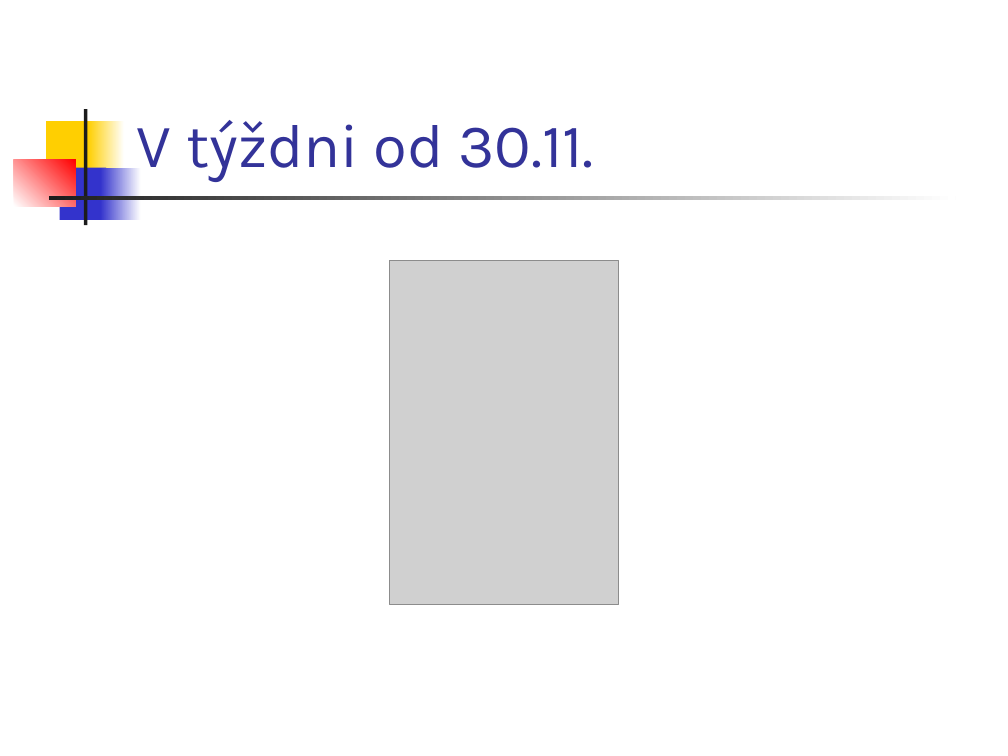
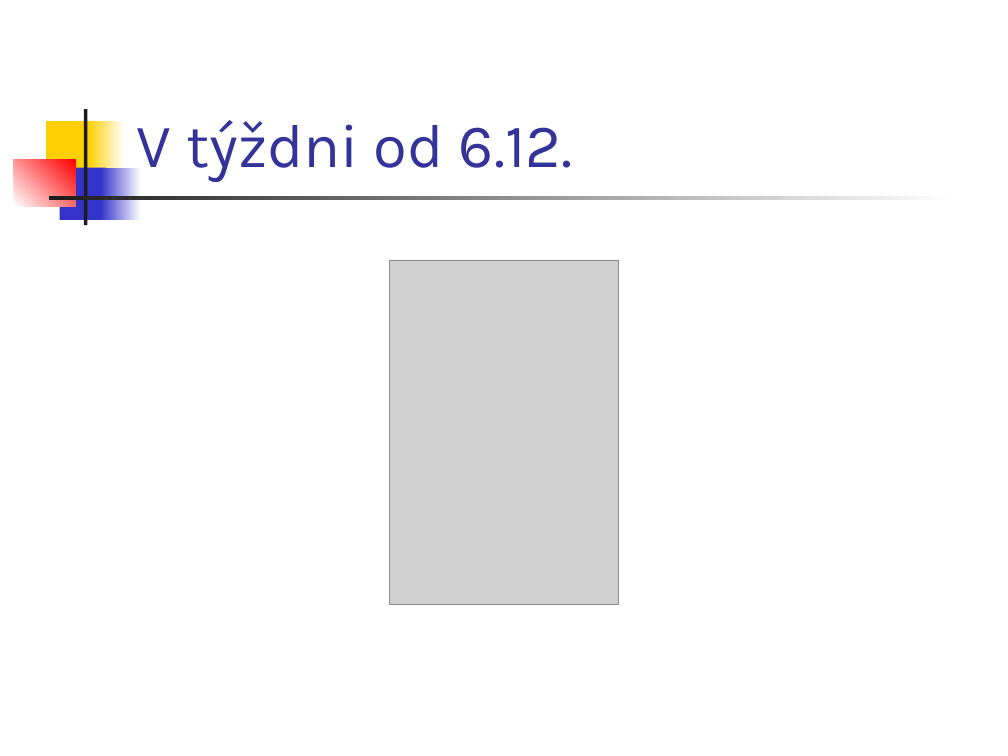
Before and after one commit to paradigmy/Prednasky, a slide deck: slide 2 of 08/funkcionalne3.ppt. Drawn at 1008x756 pixels with LibreOffice and Linux fonts; fonts in the diff are those of the drawing; grey boxes stand for pictures. Boxes give left, top, right and bottom in pixels: in the first picture for what was removed or moved away, otherwise in the second. Text is boxed around its words. In the diff, an @@ line names an element or a change of style, - is before the commit and + after.

```diff
--- a/08/funkcionalne3.ppt
+++ b/08/funkcionalne3.ppt
@@ title at [137, 120, 572, 182]: text changed @@
-V týždni od 30.11.
+V týždni od 6.12.
```
Also in this commit, not shown: 3 other slides changed, 1 slide added, 4 other files.
